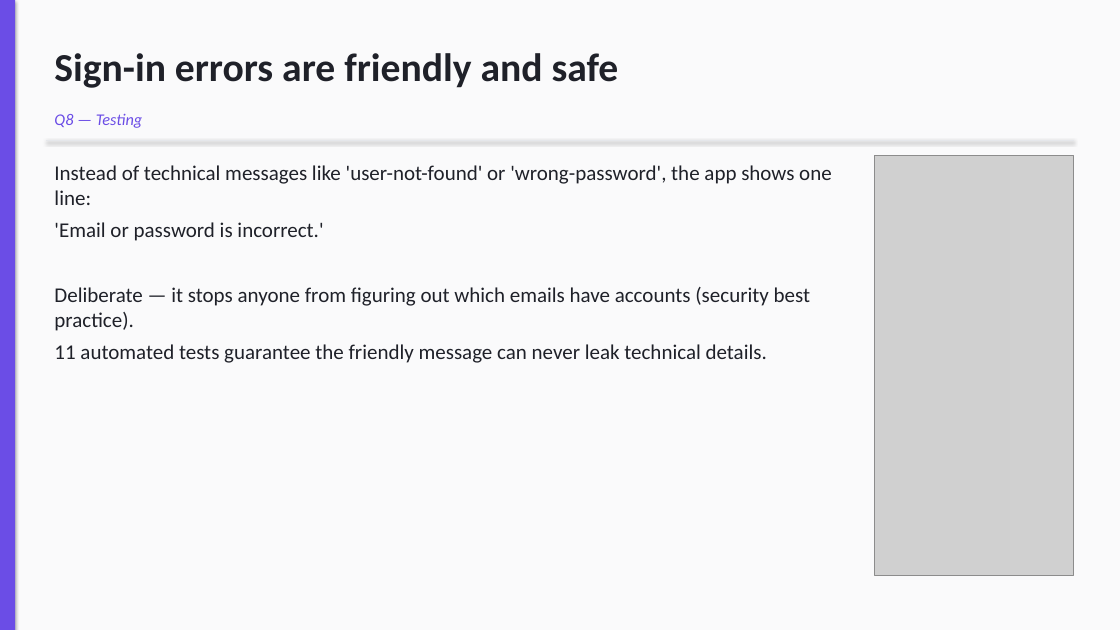
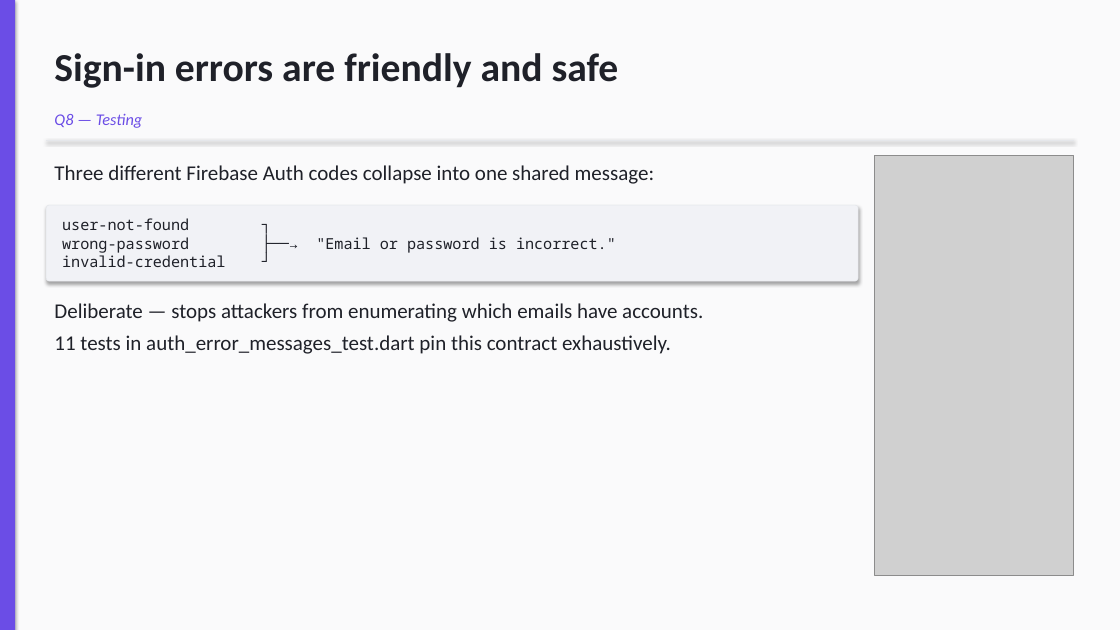
Before and after one commit to Tmaku18/vibzcheck-project2, a slide deck: slide 13 of submission/Vibzcheck_Presentation.pptx. Drawn at 1120x630 pixels with LibreOffice and Linux fonts; fonts in the diff are those of the drawing; grey boxes stand for pictures. Boxes give left, top, right and bottom in pixels: in the first picture for what was removed or moved away, otherwise in the second. Text is boxed around its words. In the diff, an @@ line names an element or a change of style, - is before the commit and + after.

```diff
--- a/submission/Vibzcheck_Presentation.pptx
+++ b/submission/Vibzcheck_Presentation.pptx
@@ text at [54,165,654,184]: text changed @@
-Instead of technical messages like 'user-not-found' or 'wrong-password', the app shows one line:
-'Email or password is incorrect.'
-Deliberate — it stops anyone from figuring out which emails have accounts (security best practice).
-11 automated tests guarantee the friendly message can never leak technical details.
+Three different Firebase Auth codes collapse into one shared message:
@@ rounded rectangle added at [46,205,859,281], fill #F1F2F6, outline #E5E7EB 0.5 pt, 13 pt, text #1F2129 @@
+user-not-found ┐
+wrong-password ├──→ "Email or password is incorrect."
+invalid-credential ┘
@@ text added at [54,303,703,354], 18 pt, text #1F2129 @@
+Deliberate — stops attackers from enumerating which emails have accounts.
+11 tests in auth_error_messages_test.dart pin this contract exhaustively.
```
Also in this commit, not shown: 6 other slides changed, 1 slide added, 1 slide removed, 1 other file.
